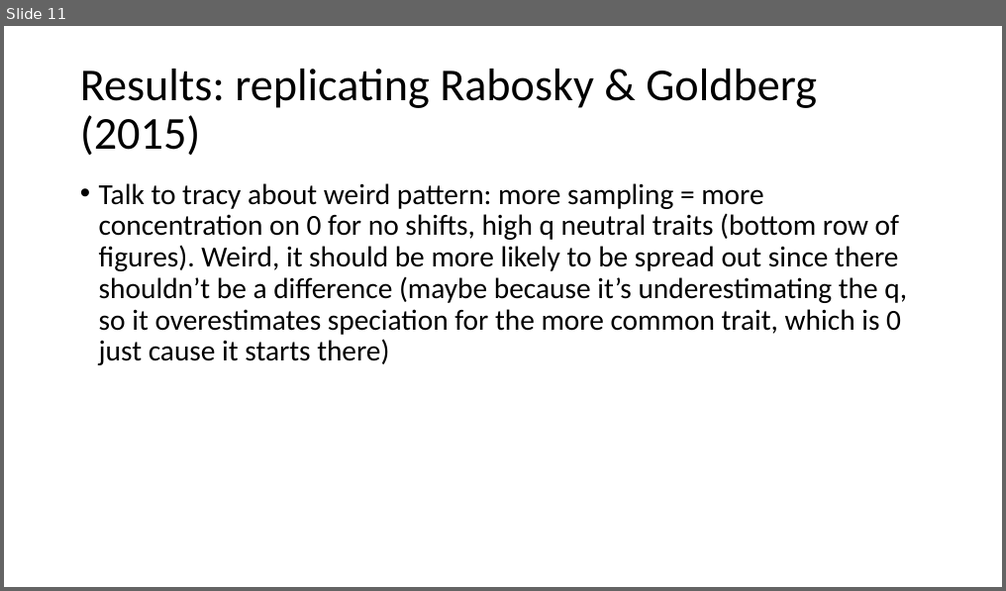
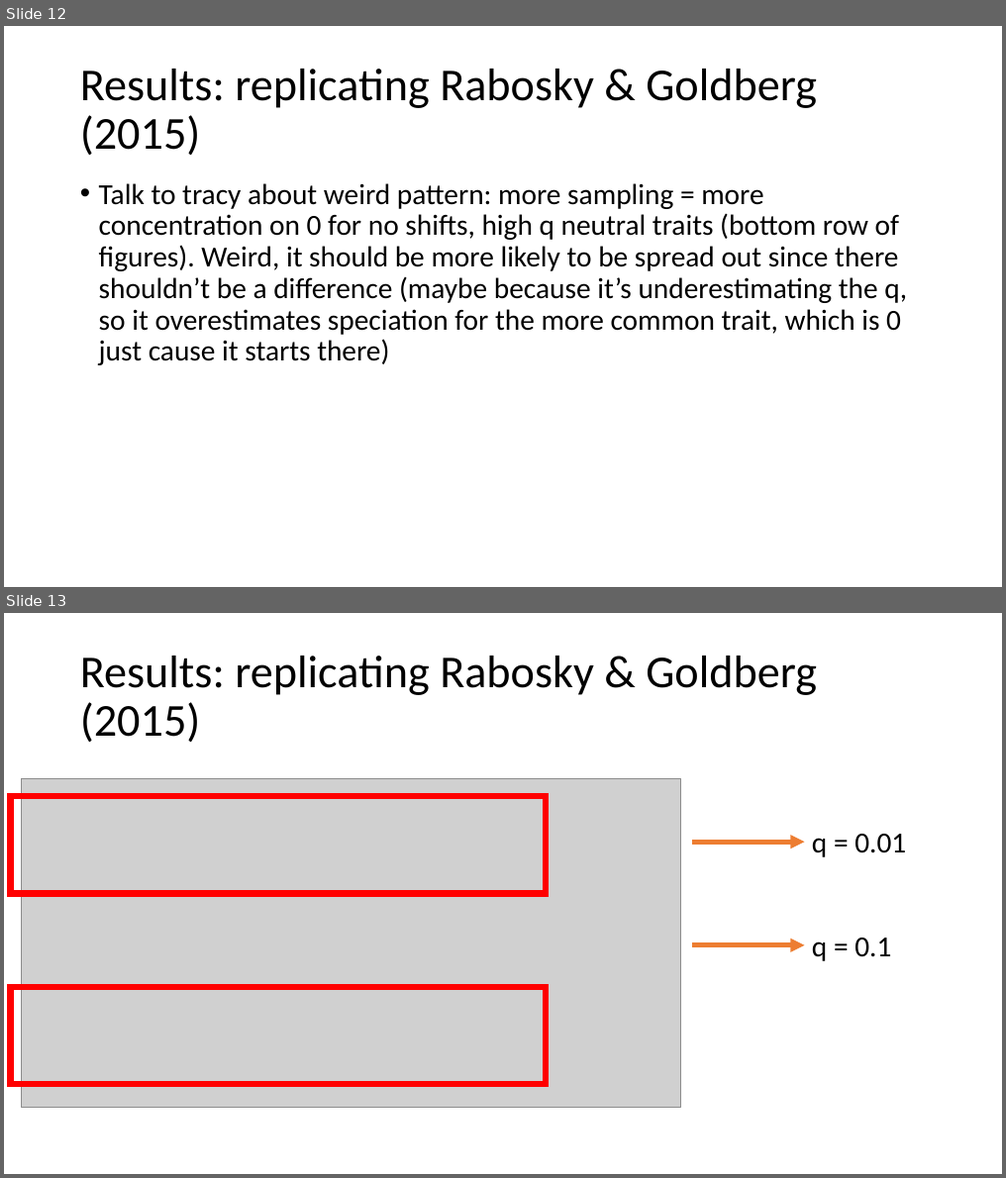
Before and after one commit to brpetrucci/ssetests_chap1, a slide deck: presentation/evol_2023.pptx. Shown one above the other, each under a label of ours: slide 11 before the commit, slides 12 and 13 after it. The pictures are 1006x591 and 1006x1178 pixels, drawn with LibreOffice and Linux fonts; fonts in the diff are those of the drawing; grey boxes stand for pictures. Boxes give left, top, right and bottom in pixels: in the first picture for what was removed or moved away, otherwise in the second. Text is boxed around its words. In the diff, an @@ line names an element or a change of style, - is before the commit and + after.

```diff
--- a/presentation/evol_2023.pptx
+++ b/presentation/evol_2023.pptx
@@ slide 13 added at [4,613,1002,1174], background #FFFFFF @@
@@ title added at [80,656,817,743], 44 pt, text #000000 @@
+Results: replicating Rabosky & Goldberg (2015)
@@ picture added at [21,779,681,1108] @@
@@ rectangle added at [10,796,546,894], outline #FF0000 6 pt @@
@@ arrow added from (692, 842) to (805, 842), #ED7D31 4.5 pt @@
@@ text added at [812,834,906,858], 28 pt, text #000000 @@
+q = 0.01
@@ text added at [812,938,891,961], 28 pt, text #000000 @@
+q = 0.1
@@ arrow added from (692, 946) to (805, 946), #ED7D31 4.5 pt @@
@@ rectangle added at [10,987,546,1084], outline #FF0000 6 pt @@
@@ what was slide 11 is now slide 12 @@
```
Also in this commit, not shown: 4 slides changed, 17 other slides added, 8 slides removed, 5 other files.
